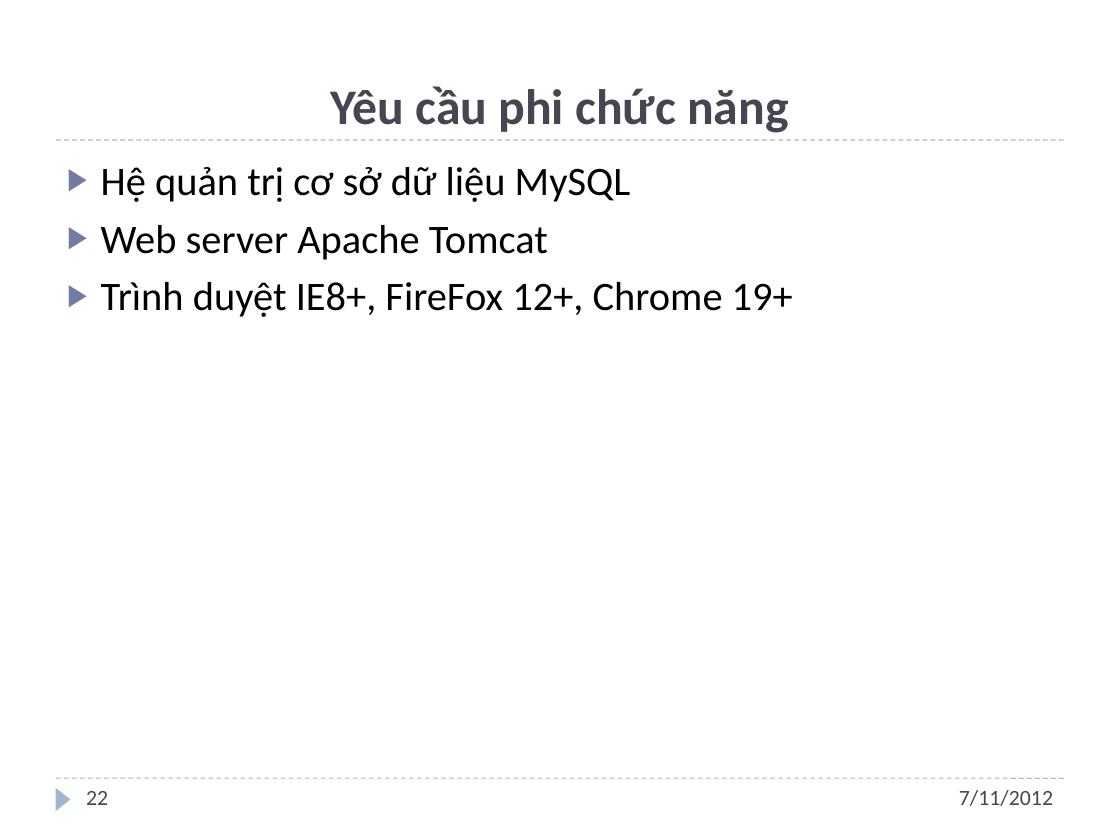
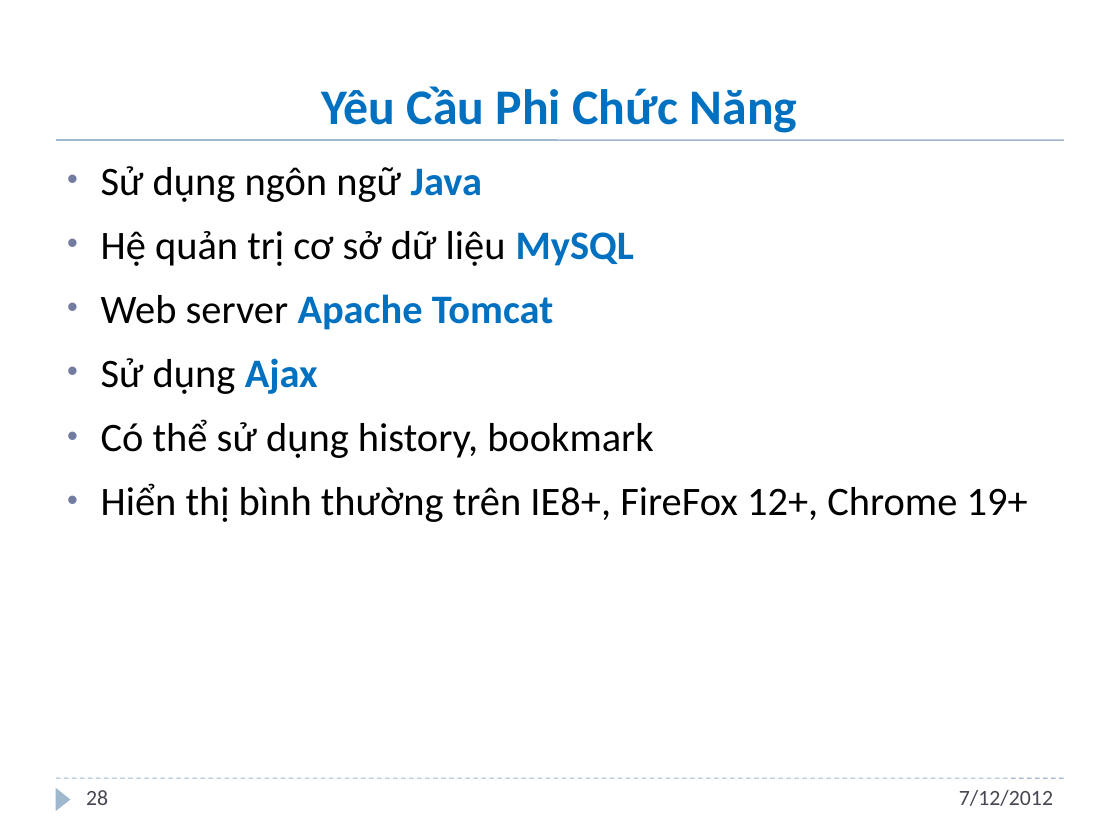
Before and after one commit to andungtra/he-thong-quan-ly-tuong-tac, a slide deck: slide 28 of Report/ppt/Presentation.pptx (slide 22 before the commit). Drawn at 1120x840 pixels with LibreOffice and Linux fonts; fonts in the diff are those of the drawing; background and template pictures are left out. Boxes give left, top, right and bottom in pixels: in the first picture for what was removed or moved away, otherwise in the second. Text is boxed around its words. In the diff, an @@ line names an element or a change of style, - is before the commit and + after.

```diff
--- a/Report/ppt/Presentation.pptx
+++ b/Report/ppt/Presentation.pptx
@@ title at (x1=322, y1=86, x2=798, y2=133): text changed; text colour #464653 to #0070C0 @@
-Yêu cầu phi chức năng
+Yêu Cầu Phi Chức Năng
@@ line (56, 140) - (1064, 140): stroke #9FB8CD 0.75 pt dashed to #9FB8CD 1 pt @@
@@ text at (x1=101, y1=166, x2=482, y2=202): paragraph added @@
+• Sử dụng ngôn ngữ Java
@@ text at (x1=101, y1=231, x2=634, y2=330): text colour #000000 to #0070C0, bold on in "MySQL", "Apache Tomcat"; bullet ▶ to •; more space between paragraphs @@
@@ text at (x1=101, y1=358, x2=1028, y2=522): text changed @@
-▶ Trình duyệt IE8+, FireFox 12+, Chrome 19+
+• Sử dụng Ajax
+• Có thể sử dụng history, bookmark
+• Hiển thị bình thường trên IE8+, FireFox 12+, Chrome 19+
@@ page number at (x1=86, y1=790, x2=108, y2=805): text changed @@
-22
+28
@@ text at (x1=959, y1=790, x2=1053, y2=806): text changed @@
-7/11/2012
+7/12/2012
```
Also in this commit, not shown: 30 other slides changed, 13 slides added, 2 slides removed.
